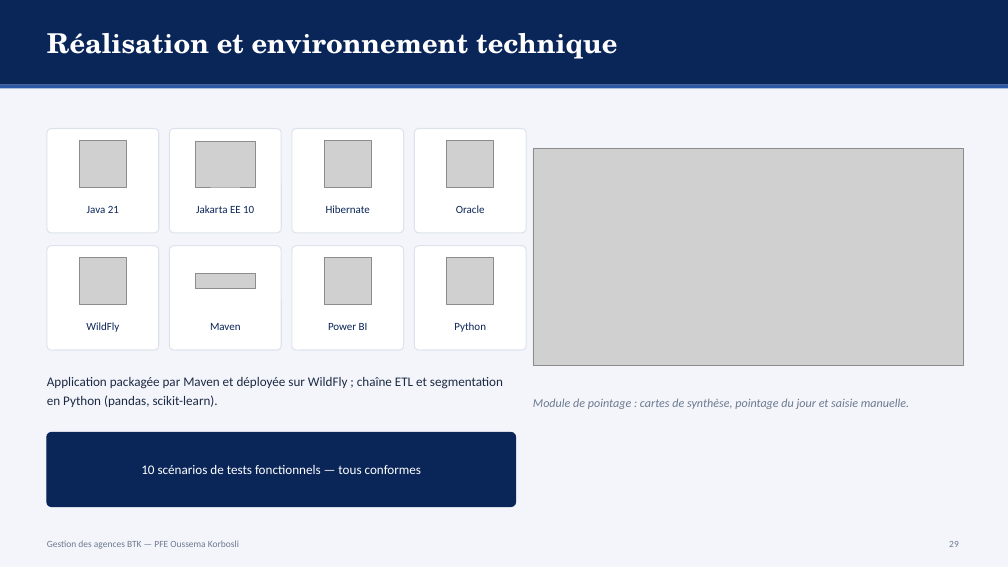
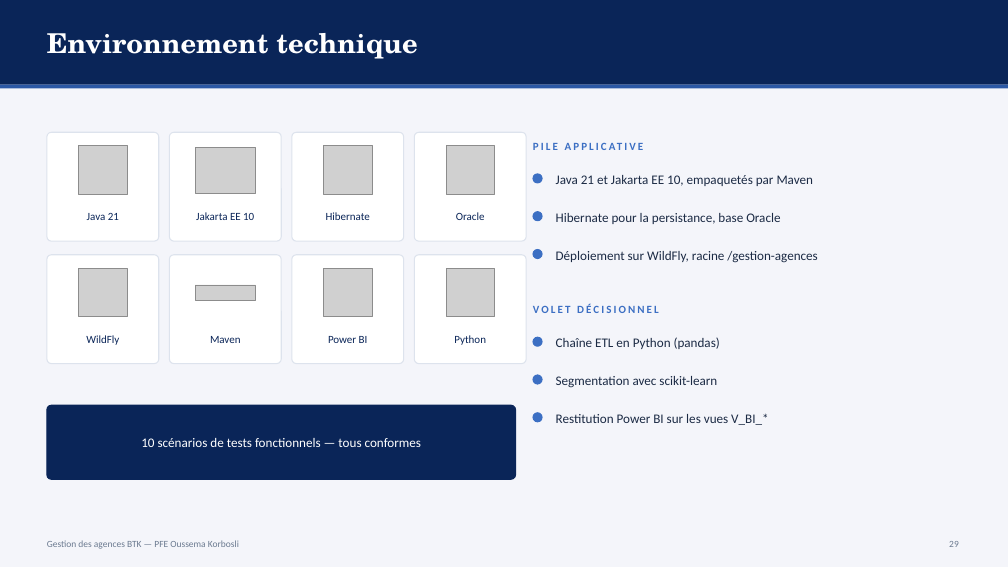
Before and after one commit to ZizouX0/oussema_korbosli, a slide deck: slide 29 of presentation/Soutenance_PFE_Oussema_Korbosli.pptx. Drawn at 1008x567 pixels with LibreOffice and Linux fonts; fonts in the diff are those of the drawing; grey boxes stand for pictures. Boxes give left, top, right and bottom in pixels: in the first picture for what was removed or moved away, otherwise in the second. Text is boxed around its words. In the diff, an @@ line names an element or a change of style, - is before the commit and + after.

```diff
--- a/presentation/Soutenance_PFE_Oussema_Korbosli.pptx
+++ b/presentation/Soutenance_PFE_Oussema_Korbosli.pptx
@@ text at (47,33,418,59): text changed @@
-Réalisation et environnement technique
+Environnement technique
@@ rounded rectangle: place and size @@
-rounded rectangle at (47,129,159,233)
+rounded rectangle at (47,132,159,241)
@@ rounded rectangle: place and size @@
-rounded rectangle at (169,129,281,233)
+rounded rectangle at (169,132,281,241)
@@ rounded rectangle: place and size @@
-rounded rectangle at (292,129,404,233)
+rounded rectangle at (292,132,404,241)
@@ rounded rectangle: place and size @@
-rounded rectangle at (414,129,526,233)
+rounded rectangle at (414,132,526,241)
@@ picture removed at (533,149,964,366) @@
@@ text added at (533,135,964,157), 10.5 pt, text #3C6FC3, bold @@
+PILE APPLICATIVE
@@ ellipse added at (533,174,542,183), fill #3C6FC3, outline #3C6FC3 1 pt @@
@@ text added at (556,175,813,186), 12.5 pt, text #1B2A44 @@
+Java 21 et Jakarta EE 10, empaquetés par Maven
@@ 4 pictures, 4 texts: place and size @@
-4 pictures, 4 texts at (79,141,494,213)
+4 pictures, 4 texts at (79,146,495,220)
@@ ellipse added at (533,212,542,221), fill #3C6FC3, outline #3C6FC3 1 pt @@
@@ text added at (556,213,780,224), 12.5 pt, text #1B2A44 @@
+Hibernate pour la persistance, base Oracle
@@ rounded rectangle: place and size @@
-rounded rectangle at (47,246,159,350)
+rounded rectangle at (47,255,159,364)
@@ rounded rectangle: place and size @@
-rounded rectangle at (169,246,281,350)
+rounded rectangle at (169,255,281,364)
@@ rounded rectangle: place and size @@
-rounded rectangle at (292,246,404,350)
+rounded rectangle at (292,255,404,364)
@@ proportions changed in 8 elements at (47,132,159,241), (169,132,281,241), (292,132,404,241), (414,132,526,241), (47,255,159,364), (169,255,281,364), (292,255,404,364), (414,255,526,364) @@
@@ rounded rectangle: place and size @@
-rounded rectangle at (414,246,526,350)
+rounded rectangle at (414,255,526,364)
@@ ellipse added at (533,250,542,259), fill #3C6FC3, outline #3C6FC3 1 pt @@
@@ text added at (556,251,817,263), 12.5 pt, text #1B2A44 @@
+Déploiement sur WildFly, racine /gestion-agences
@@ 4 pictures, 4 texts: place and size @@
-4 pictures, 4 texts at (79,258,494,332)
+4 pictures, 4 texts at (79,268,495,345)
@@ text added at (533,304,659,313), 10.5 pt, text #3C6FC3, bold @@
+VOLET DÉCISIONNEL
@@ ellipse added at (533,337,542,346), fill #3C6FC3, outline #3C6FC3 1 pt @@
@@ text added at (556,337,720,349), 12.5 pt, text #1B2A44 @@
+Chaîne ETL en Python (pandas)
@@ text removed at (47,377,503,407) @@
-Application packagée par Maven et déployée sur WildFly ; chaîne ETL et segmentation en Python (pandas, scikit-learn).
@@ ellipse added at (533,375,542,384), fill #3C6FC3, outline #3C6FC3 1 pt @@
@@ text added at (556,376,717,388), 12.5 pt, text #1B2A44 @@
+Segmentation avec scikit-learn
@@ text "10 scénarios de tests fonctionnels ...": place and size @@
-text "10 scénarios de tests fonctionnels ..." at (141,465,421,474)
+text "10 scénarios de tests fonctionnels ..." at (141,438,421,447)
@@ rounded rectangle: place and size @@
-rounded rectangle at (47,433,516,507)
+rounded rectangle at (47,405,516,479)
@@ text removed at (533,398,909,409) @@
-Module de pointage : cartes de synthèse, pointage du jour et saisie manuelle.
@@ ellipse added at (533,413,542,422), fill #3C6FC3, outline #3C6FC3 1 pt @@
@@ text added at (556,414,768,425), 12.5 pt, text #1B2A44 @@
+Restitution Power BI sur les vues V_BI_*
```
Also in this commit, not shown: 8 other slides changed, 1 slide added, 3 slides removed, 7 other files.
